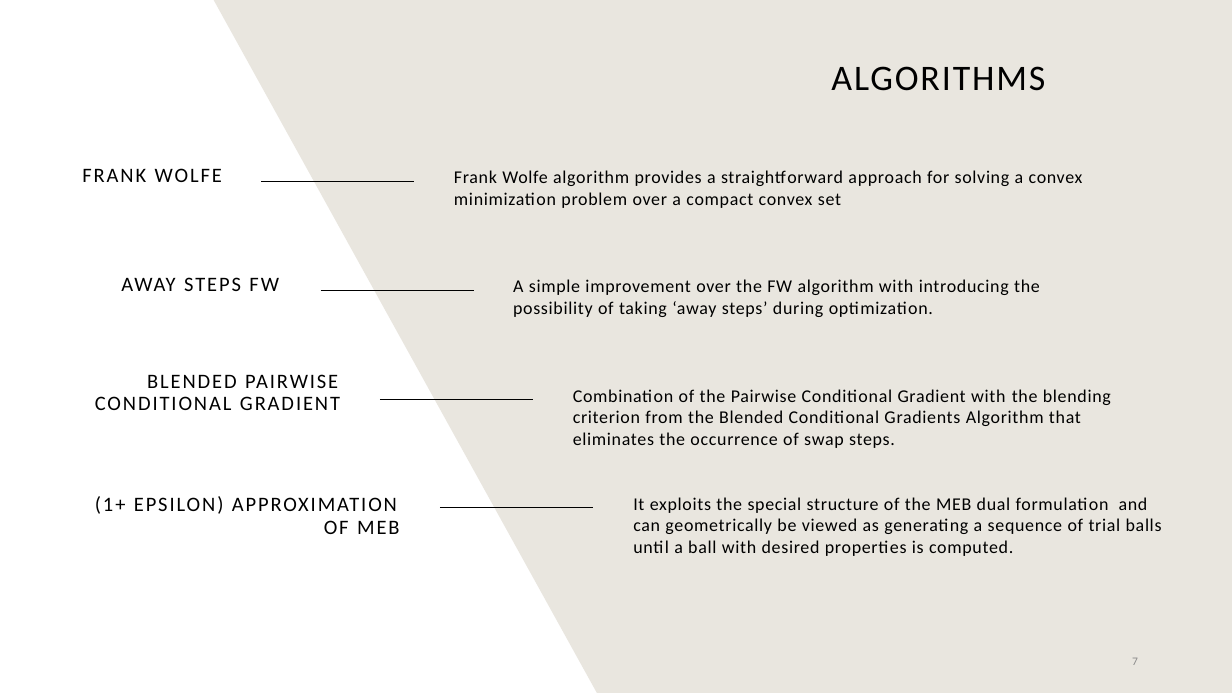
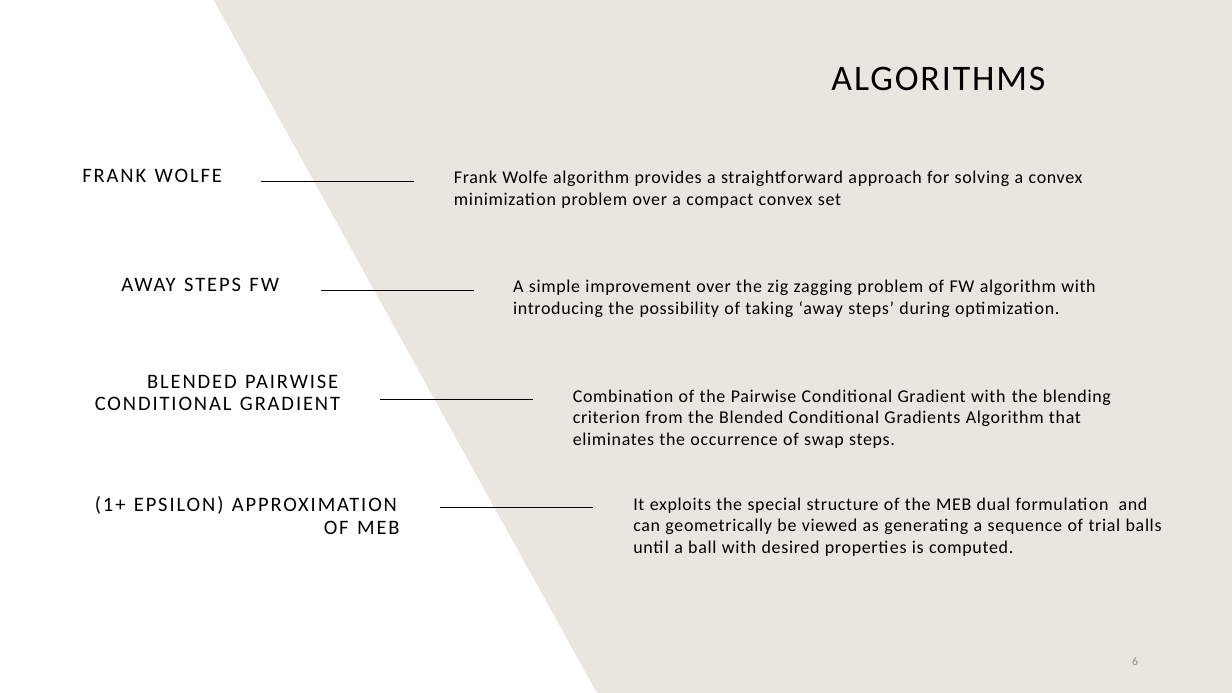
Before and after one commit to suleymanerim1/MEB_FrankWolfe_Optimization, a slide deck: slide 6 of Theory/Minimum Enclosing Ball for FW.pptx (slide 7 before the commit). Drawn at 1232x693 pixels with LibreOffice and Linux fonts; fonts in the diff are those of the drawing. Boxes give left, top, right and bottom in pixels: in the first picture for what was removed or moved away, otherwise in the second. Text is boxed around its words. In the diff, an @@ line names an element or a change of style, - is before the commit and + after.

Commit message:
presentation changes

```diff
--- a/Theory/Minimum Enclosing Ball for FW.pptx
+++ b/Theory/Minimum Enclosing Ball for FW.pptx
@@ text at (x1=513, y1=279, x2=1095, y2=317): text changed @@
-A simple improvement over the FW algorithm with introducing the possibility of taking ‘away steps’ during optimization.
+A simple improvement over the zig zagging problem of FW algorithm with introducing the possibility of taking ‘away steps’ during optimization.
@@ page number at (x1=1132, y1=657, x2=1138, y2=665): text changed @@
-7
+6
```
Also in this commit, not shown: 4 other slides changed, 2 slides removed.
